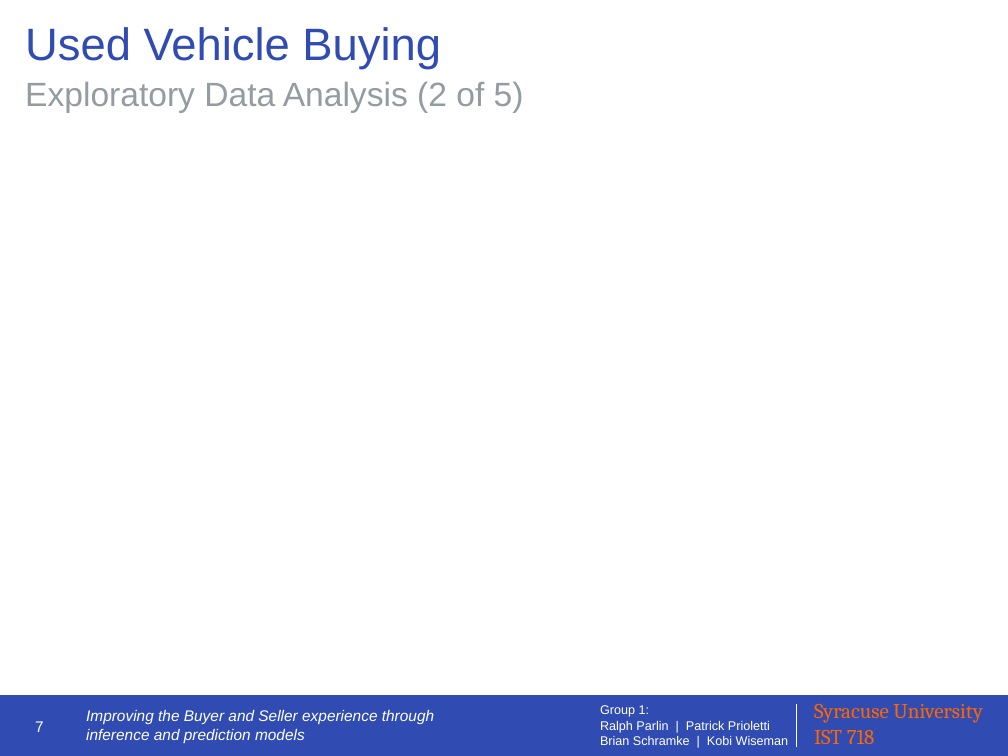
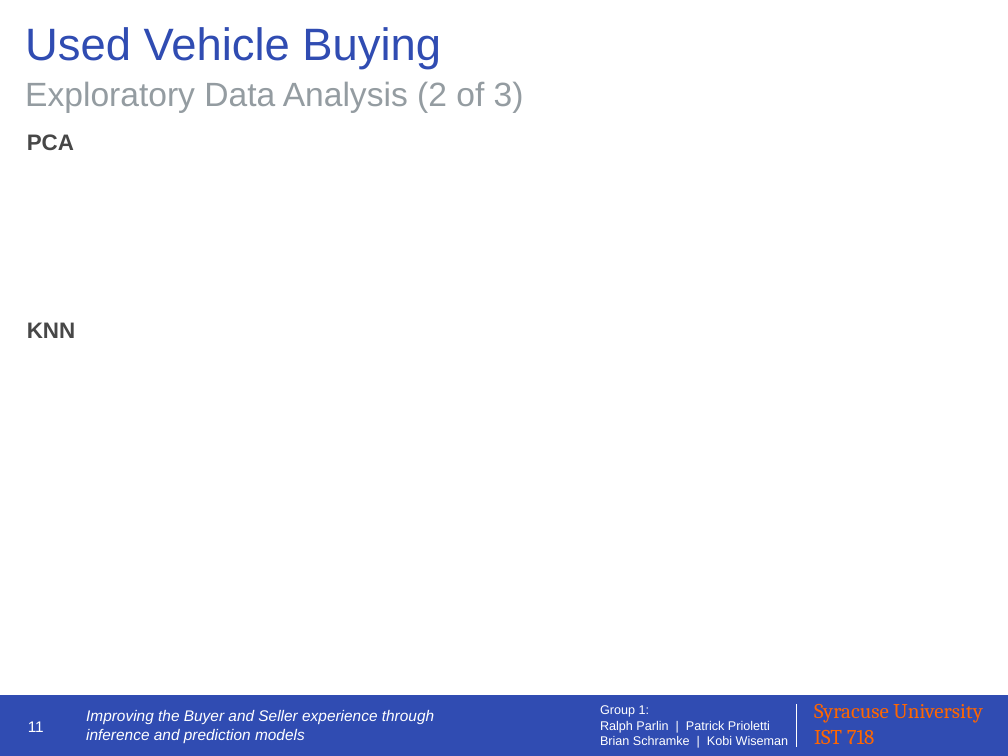
Before and after one commit to IST-718-Fall-2020/project_presentation-group1, a slide deck: slide 11 of group1_presentation_slides.pptx (slide 7 before the commit). Drawn at 1008x756 pixels with LibreOffice and Linux fonts; fonts in the diff are those of the drawing. Boxes give left, top, right and bottom in pixels: in the first picture for what was removed or moved away, otherwise in the second. Text is boxed around its words. In the diff, an @@ line names an element or a change of style, - is before the commit and + after.

```diff
--- a/group1_presentation_slides.pptx
+++ b/group1_presentation_slides.pptx
@@ text at (25,82,524,113): text changed @@
-Exploratory Data Analysis (2 of 5)
+Exploratory Data Analysis (2 of 3)
@@ text added at (27,134,75,338), 16 pt, text #474747, bold @@
+PCA
+KNN
@@ page number at (28,721,44,732): text changed @@
-7
+11
```
Also in this commit, not shown: 11 other slides changed, 6 slides added, 2 slides removed.
